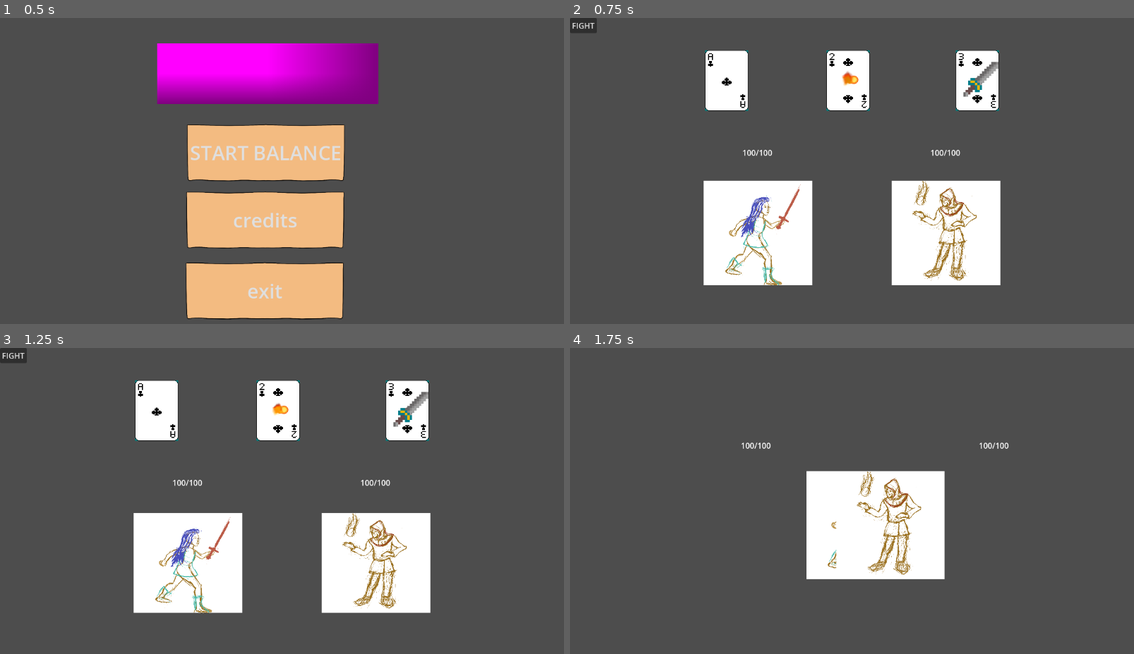
Above: before the commit, frames 1-4 (two rows, left to right).
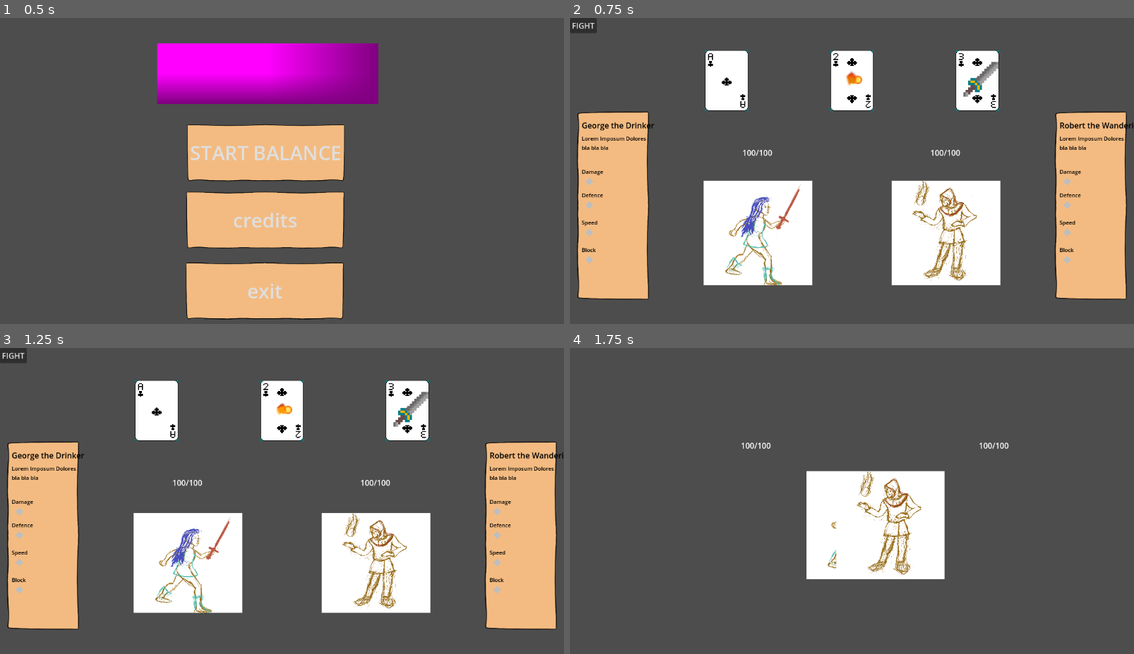
Above: after the commit, the same moments.

Repository: cncptpr/balance-your-character
Game: Godot game, scene res://game.tscn
Same seed, same stepped clock (60 frames per second), same inputs: the game is played once before the commit and once after it.
Inputs:
- Up to frame 1 (0.5 s): no input
- Up to frame 2 (0.75 s): click "START BALANCE" at 0.5 s
- Up to frame 3 (1.25 s): no input
- Up to frame 4 (1.75 s): click "FIGHT" at 1.25 s

Frame 1 is identical in both runs. In frame 2, 16% of the frame differs, in the area x 1-100%, y 10-93%; in frame 3, 16%; in frame 4, nothing differs.

Commit message:
Player equipment stats scene

Diff:
--- a/equipment/equipment_selection_scene.gd
+++ b/equipment/equipment_selection_scene.gd
@@ -18,11 +18,27 @@
 	var player1: Player = PlayerState.player1_scene.instantiate()
 	player1.equipment_slots = PlayerState.player1_equipment
 	$PlayerPos1.add_child(player1)
+	$PlayerStatsView1.title = player1.fullname
+	#$PlayerStatsView1.player_description = player1.description
+	$PlayerStatsView1.stats = PlayerState.player1_equipment.list().reduce(
+		func (stats, equipment):
+			stats.apply_stats(equipment.stats)
+			return stats,
+		EquipmentStats.new(),
+	)
 
 	var player2: Player = PlayerState.player2_scene.instantiate()
 	player2.equipment_slots = PlayerState.player2_equipment
 	player2.flip()
 	$PlayerPos2.add_child(player2)
+	$PlayerStatsView2.title = player2.fullname
+	#$PlayerStatsView2.player_description = player2.description
+	$PlayerStatsView2.stats = PlayerState.player2_equipment.list().reduce(
+		func (stats, equipment):
+			stats.apply_stats(equipment.stats)
+			return stats,
+		EquipmentStats.new(),
+	)
 
 	equipment_on_cards = pick_different(EquipmentRegisty.all, CARD_COUNT)
 
--- a/equipment/equipment_selection_scene.tscn
+++ b/equipment/equipment_selection_scene.tscn
@@ -1,7 +1,8 @@
-[gd_scene load_steps=3 format=3 uid="uid://7uy7m8sn157b"]
+[gd_scene load_steps=4 format=3 uid="uid://7uy7m8sn157b"]
 
 [ext_resource type="Script" uid="uid://bmdkmdeicmoyy" path="res://equipment/equipment_selection_scene.gd" id="1_gcc0y"]
 [ext_resource type="PackedScene" uid="uid://duw3n735ajun4" path="res://equipment/equipment_dropable.tscn" id="2_5wtt2"]
+[ext_resource type="PackedScene" uid="uid://cv0w6a73wn6c8" path="res://player/player_stats_screen/player_stats_view.tscn" id="3_s4jw2"]
 
 [node name="EquipmentSelectionScene" type="Node2D"]
 script = ExtResource("1_gcc0y")
@@ -16,7 +17,7 @@
 position = Vector2(320, 128)
 
 [node name="CardPos2" type="Node2D" parent="."]
-position = Vector2(568, 128)
+position = Vector2(576, 128)
 
 [node name="CardPos3" type="Node2D" parent="."]
 position = Vector2(832, 128)
@@ -26,4 +27,16 @@
 offset_bottom = 8.0
 text = "FIGHT"
 
+[node name="PlayerStatsView1" parent="." instance=ExtResource("3_s4jw2")]
+offset_left = 16.0
+offset_top = 192.0
+offset_right = 16.0
+offset_bottom = 192.0
+
+[node name="PlayerStatsView2" parent="." instance=ExtResource("3_s4jw2")]
+offset_left = 992.0
+offset_top = 192.0
+offset_right = 992.0
+offset_bottom = 192.0
+
 [connection signal="pressed" from="Button" to="." method="next"]
--- /dev/null
+++ b/player/player_stats_screen/player_stats_view.gd
@@ -0,0 +1,25 @@
+@tool
+class_name PlayerStatsView extends Node
+
+@export var stats: EquipmentStats:
+	set(value):
+		stats = value
+		value.apply_mods()
+		$DamageLabel/StatsBar.stat = value.damage
+		$DefenceLabel/StatsBar.stat = value.defence
+		$SpeedLabel/StatsBar.stat = -(value.cooldown + value.warmup)
+		$BlockLabel/StatsBar.stat = value.blocked_percent
+
+@export var title: String:
+	set(value):
+		$StatsViewTitle.text = value
+		value = title
+
+@export var player_description: String:
+	set(value):
+		$Description.text = value
+		value = title
+
+
+func _ready() -> void:
+	set_process(true)
--- /dev/null
+++ b/player/player_stats_screen/player_stats_view.tscn
@@ -0,0 +1,104 @@
+[gd_scene load_steps=6 format=3 uid="uid://cv0w6a73wn6c8"]
+
+[ext_resource type="Script" uid="uid://b8e21la61aln3" path="res://player/player_stats_screen/player_stats_view.gd" id="1_b6m1g"]
+[ext_resource type="Texture2D" uid="uid://cxwk4ienbmuxe" path="res://assets/concept-art/Button.webp" id="2_sm8ku"]
+[ext_resource type="PackedScene" uid="uid://b6wgibksk7qr2" path="res://player/player_stats_screen/stats_bar.tscn" id="3_cp54a"]
+
+[sub_resource type="LabelSettings" id="LabelSettings_1u8ci"]
+font_color = Color(0, 0, 0, 1)
+
+[sub_resource type="LabelSettings" id="LabelSettings_2lcht"]
+font_size = 11
+font_color = Color(0, 0, 0, 1)
+
+[node name="PlayerStatsView" type="Control"]
+layout_mode = 3
+anchors_preset = 15
+anchor_right = 1.0
+anchor_bottom = 1.0
+grow_horizontal = 2
+grow_vertical = 2
+script = ExtResource("1_b6m1g")
+
+[node name="Sprite2D" type="Sprite2D" parent="."]
+position = Vector2(64, 192)
+rotation = 1.5708
+scale = Vector2(0.62673, 0.663687)
+texture = ExtResource("2_sm8ku")
+
+[node name="StatsViewTitle" type="Label" parent="."]
+layout_mode = 0
+offset_left = 8.0
+offset_top = 16.0
+offset_right = 72.0
+offset_bottom = 39.0
+text = "Player"
+label_settings = SubResource("LabelSettings_1u8ci")
+
+[node name="Description" type="Label" parent="."]
+layout_mode = 0
+offset_left = 8.0
+offset_top = 47.0
+offset_right = 143.0
+offset_bottom = 122.0
+text = "Lorem Imposum Dolores bla bla bla"
+label_settings = SubResource("LabelSettings_2lcht")
+autowrap_mode = 2
+
+[node name="DamageLabel" type="Label" parent="."]
+layout_mode = 0
+offset_left = 8.0
+offset_top = 115.0
+offset_right = 72.0
+offset_bottom = 138.0
+text = "Damage"
+label_settings = SubResource("LabelSettings_2lcht")
+
+[node name="StatsBar" parent="DamageLabel" instance=ExtResource("3_cp54a")]
+layout_mode = 1
+offset_top = 12.0
+offset_bottom = 12.0
+stat = 5.42
+
+[node name="DefenceLabel" type="Label" parent="."]
+layout_mode = 0
+offset_left = 8.0
+offset_top = 163.0
+offset_right = 72.0
+offset_bottom = 186.0
+text = "Defence"
+label_settings = SubResource("LabelSettings_2lcht")
+
+[node name="StatsBar" parent="DefenceLabel" instance=ExtResource("3_cp54a")]
+layout_mode = 1
+offset_top = 12.0
+offset_bottom = 12.0
+stat = -2.835
+
+[node name="SpeedLabel" type="Label" parent="."]
+layout_mode = 0
+offset_left = 8.0
+offset_top = 219.0
+offset_right = 72.0
+offset_bottom = 242.0
+text = "Speed"
+label_settings = SubResource("LabelSettings_2lcht")
+
+[node name="StatsBar" parent="SpeedLabel" instance=ExtResource("3_cp54a")]
+layout_mode = 1
+offset_top = 12.0
+offset_bottom = 12.0
+
+[node name="BlockLabel" type="Label" parent="."]
+layout_mode = 0
+offset_left = 8.0
+offset_top = 275.0
+offset_right = 72.0
+offset_bottom = 298.0
+text = "Block"
+label_settings = SubResource("LabelSettings_2lcht")
+
+[node name="StatsBar" parent="BlockLabel" instance=ExtResource("3_cp54a")]
+layout_mode = 1
+offset_top = 12.0
+offset_bottom = 12.0
--- /dev/null
+++ b/player/player_stats_screen/stats_bar.gd
@@ -0,0 +1,42 @@
+@tool
+class_name StatsBar extends Control
+
+@export var stat: float:
+	set(value):
+		color_points(stat_to_points(value))
+		stat = value
+
+var pointNodes: Array[ColorRect]
+
+func stat_to_points(x: float) -> int:
+	var value = (-1.0 / (pow(2.0, (0.2 * abs(x) - 2.3)))) + 5
+	var rounded_value = int(round(value))
+
+	if x < 0:
+		return -rounded_value
+	else:
+		return rounded_value
+
+func _ready() -> void:
+	pointNodes = [
+		$ColorRect1,
+		$ColorRect2,
+		$ColorRect3,
+		$ColorRect4,
+		$ColorRect5,
+	]
+	color_points(stat_to_points(stat))
+
+func color_points(points: int) -> void:
+	for i in range(pointNodes.size()):
+		if i < points:
+			pointNodes[i].color = Color.GREEN
+			pointNodes[i].visible = true
+		elif i < -points:
+			pointNodes[i].color = Color.RED
+			pointNodes[i].visible = true
+		else:
+			pointNodes[i].visible = false
+	if points == 0:
+		pointNodes[0].color = Color.GRAY
+		pointNodes[0].visible = true
--- /dev/null
+++ b/player/player_stats_screen/stats_bar.tscn
@@ -0,0 +1,61 @@
+[gd_scene load_steps=2 format=3 uid="uid://b6wgibksk7qr2"]
+
+[ext_resource type="Script" uid="uid://cfp7jnom3u5db" path="res://player/player_stats_screen/stats_bar.gd" id="1_hmtlc"]
+
+[node name="StatsBar" type="Control"]
+layout_mode = 3
+anchors_preset = 15
+anchor_right = 1.0
+anchor_bottom = 1.0
+grow_horizontal = 2
+grow_vertical = 2
+script = ExtResource("1_hmtlc")
+
+[node name="ColorRect1" type="ColorRect" parent="."]
+layout_mode = 0
+offset_left = 8.0
+offset_top = 16.0
+offset_right = 19.0
+offset_bottom = 27.0
+rotation = -0.785398
+color = Color(0.745098, 0.745098, 0.745098, 1)
+
+[node name="ColorRect2" type="ColorRect" parent="."]
+visible = false
+layout_mode = 0
+offset_left = 32.0
+offset_top = 16.0
+offset_right = 43.0
+offset_bottom = 27.0
+rotation = -0.785398
+color = Color(1, 0, 0, 1)
+
+[node name="ColorRect3" type="ColorRect" parent="."]
+visible = false
+layout_mode = 0
+offset_left = 56.0
+offset_top = 16.0
+offset_right = 67.0
+offset_bottom = 27.0
+rotation = -0.785398
+color = Color(1, 0, 0, 1)
+
+[node name="ColorRect4" type="ColorRect" parent="."]
+visible = false
+layout_mode = 0
+offset_left = 80.0
+offset_top = 16.0
+offset_right = 91.0
+offset_bottom = 27.0
+rotation = -0.785398
+color = Color(1, 0, 0, 1)
+
+[node name="ColorRect5" type="ColorRect" parent="."]
+visible = false
+layout_mode = 0
+offset_left = 104.0
+offset_top = 16.0
+offset_right = 115.0
+offset_bottom = 27.0
+rotation = -0.785398
+color = Color(0, 1, 0, 1)
Not shown, added: player/player_stats_screen/player_stats_view.gd.uid
Not shown, added: player/player_stats_screen/stats_bar.gd.uid
